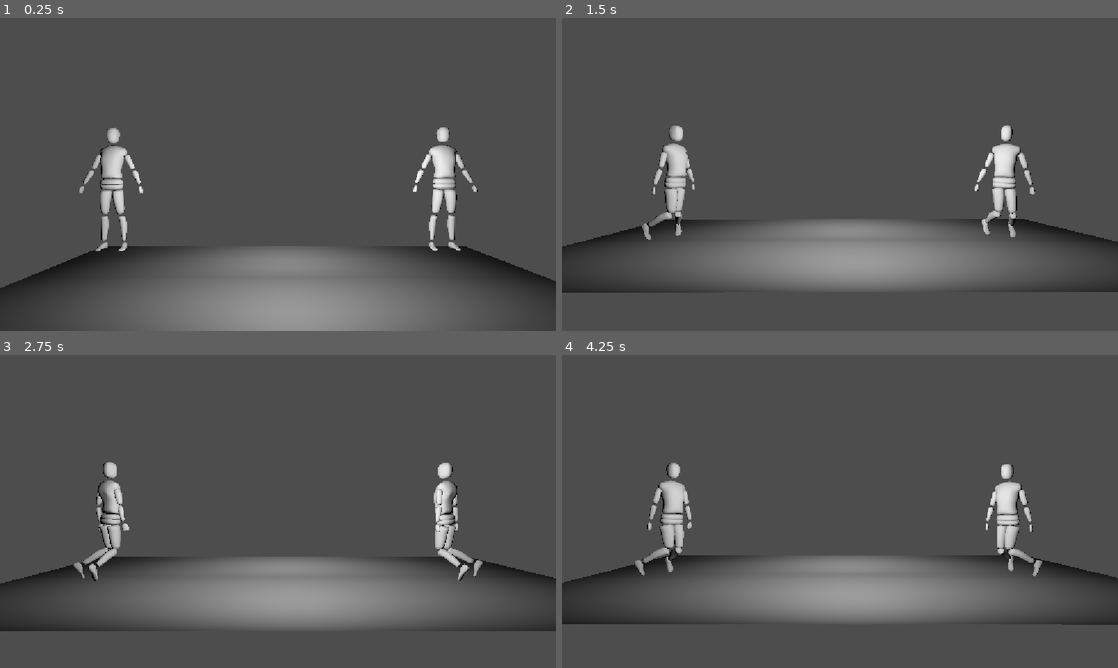
Above: before the commit, frames 1-4 (two rows, left to right).
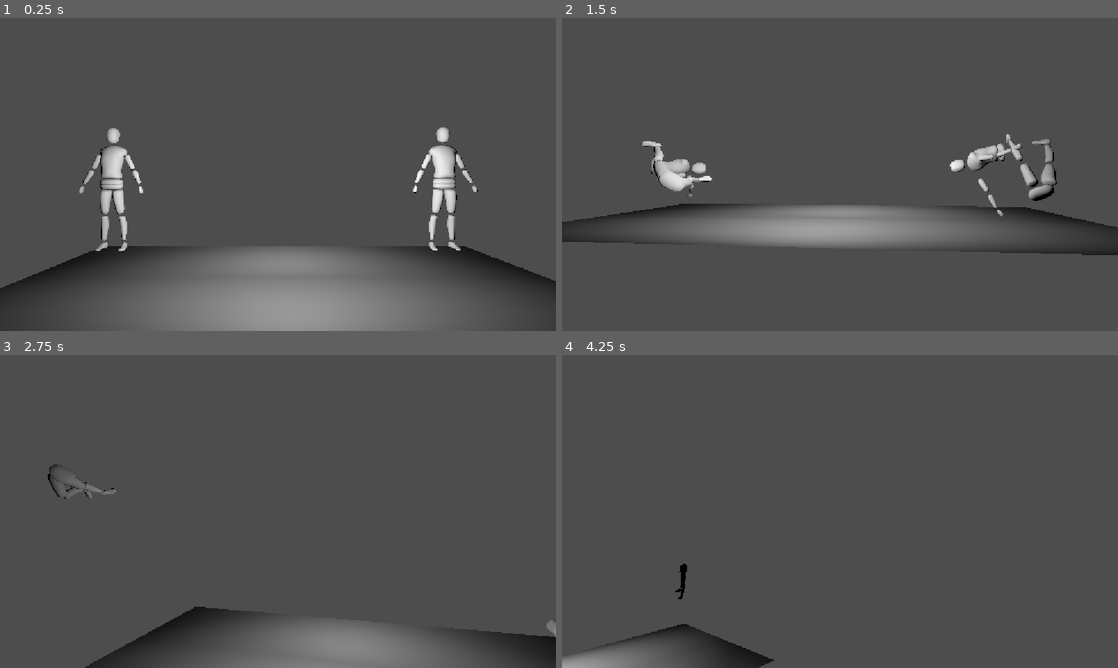
Above: after the commit, the same moments.

Repository: The-MEDINA/SNAP-back
Game: Godot game, scene res://Scenes/controlsTesting.tscn
Two runs of this game, one before a commit and one after it. Both use one fixed random seed, a clock stepped at 60 frames per second and the inputs below. This scene is started directly instead of the project's main scene.
Inputs:
- Up to frame 1 (0.25 s): no input
- Up to frame 2 (1.5 s): hold D (LeftThumbstickRight) 0.53-1.28 s; hold 1 (DebugPlayer1Down) from 1.28 s (still down)
- Up to frame 3 (2.75 s): release 1 (DebugPlayer1Down) at 2.03 s; hold D (LeftThumbstickRight) from 2.03 s (still down)
- Up to frame 4 (4.25 s): release D (LeftThumbstickRight) at 2.78 s; hold W (LeftThumbstickUp) 2.78-3.53 s; hold S (LeftThumbstickDown) from 3.53 s (still down); tap 5 (DebugSplit, bound only after the commit) at 4.15 s

The runs differ from the first frame. In frame 1, less than 0.1% of the frame differs, in the area x 1-98%, y 34-86%; in frame 2, 17%; in frame 3, 19%, in the area x 0-100%, y 34-100%; in frame 4, 15%.

Commit message:
why spazz

Diff:
--- a/snap-back/Character/bottom_1.tscn
+++ b/snap-back/Character/bottom_1.tscn
@@ -33,13 +33,13 @@
 [node name="Bottom1" unique_id=623702786 instance=ExtResource("1_3jd42")]
 script = ExtResource("2_bcssu")
 
-[node name="PhysicalBoneSimulator3D" type="PhysicalBoneSimulator3D" parent="ArmatureBottom/Skeleton3D" parent_id_path=PackedInt32Array(1387098820) index="1" unique_id=811698593]
+[node name="PhysicalBoneSimulator3D" type="PhysicalBoneSimulator3D" parent="ArmatureBottom/Skeleton3D" parent_id_path=PackedInt32Array(908010055) index="1" unique_id=811698593]
 
 [node name="Physical Bone RootHip" type="PhysicalBone3D" parent="ArmatureBottom/Skeleton3D/PhysicalBoneSimulator3D" index="0" unique_id=689068339]
-transform = Transform3D(0.08975667, -0.99596375, -3.2487722e-07, -1.4079655e-05, -1.5950582e-06, 1, -0.99596375, -0.08975667, -1.4165992e-05, 1.0742895e-08, -0.055213884, 0.02947798)
+transform = Transform3D(0.08975667, -0.99596375, -3.2516587e-07, -1.4076439e-05, -1.5950582e-06, 1, -0.99596375, -0.08975667, -1.4162789e-05, 1.0742895e-08, -0.055213884, 0.02947798)
 visible = false
-joint_offset = Transform3D(1, 0, 0, 0, 1, 0, 0, 0, 1, 4.942563e-09, 6.7055863e-09, 0.013876021)
-body_offset = Transform3D(1, -5.9604645e-08, -3.561945e-07, -3.561945e-07, 3.3523975e-09, -1, 0, 1, 3.3512606e-09, 0, 0.013876021, -6.7520887e-09)
+joint_offset = Transform3D(1, 0, 0, 0, 1, 0, 0, 0, 1, 4.9871876e-09, 6.705585e-09, 0.013876021)
+body_offset = Transform3D(1, -5.9604645e-08, -3.5941048e-07, -3.5941048e-07, 3.3523975e-09, -1, 0, 1, 3.3513743e-09, 0, 0.013876021, -6.7520887e-09)
 mass = 0.5
 bone_name = "RootHip"
 
@@ -48,10 +48,10 @@
 shape = SubResource("BoxShape3D_wfeev")
 
 [node name="Physical Bone HipL" type="PhysicalBone3D" parent="ArmatureBottom/Skeleton3D/PhysicalBoneSimulator3D" index="1" unique_id=145298632]
-transform = Transform3D(-4.598264e-08, -1.6421663e-07, -1, 0.99596256, 0.08977063, -6.053881e-08, 0.08977063, -0.99596256, 1.5942568e-07, 0.045594558, -0.069089904, 0.02947818)
+transform = Transform3D(-4.598264e-08, -1.6411613e-07, -1, 0.99596256, 0.08977063, -6.0529786e-08, 0.08977063, -0.99596256, 1.5932561e-07, 0.045594558, -0.069089904, 0.02947818)
 joint_type = 3
-joint_offset = Transform3D(1, 0, 0, 0, 1, 0, 0, 0, 1, 4.14374e-10, 7.623597e-09, 0.04559455)
-body_offset = Transform3D(1, -4.5448542e-07, -9.08816e-09, 1.3622108e-08, 3.6949018e-08, -1.0000001, 5.066395e-07, 1, -3.794682e-09, 0, 0.045594554, -7.450581e-09)
+joint_offset = Transform3D(1, 0, 0, 0, 1, 0, 0, 0, 1, 4.1437384e-10, 7.619015e-09, 0.04559455)
+body_offset = Transform3D(1, -4.5448542e-07, -9.088156e-09, 1.3622108e-08, 3.7049517e-08, -1.0000001, 5.066395e-07, 1, -3.6941827e-09, 0, 0.045594554, -7.450581e-09)
 bone_name = "HipL"
 joint_constraints/angular_limit_enabled = true
 joint_constraints/angular_limit_upper = 90.0
@@ -104,10 +104,10 @@
 shape = SubResource("CapsuleShape3D_r8iig")
 
 [node name="Physical Bone HipR" type="PhysicalBone3D" parent="ArmatureBottom/Skeleton3D/PhysicalBoneSimulator3D" index="4" unique_id=121936568]
-transform = Transform3D(-9.399321e-08, -6.436311e-08, 1, -0.089771144, 0.9959625, 5.5665353e-08, -0.99596244, -0.08977115, -9.939165e-08, -0.045594547, -0.06909003, 0.029478291)
+transform = Transform3D(-9.401833e-08, -6.433798e-08, 1, -0.089771144, 0.9959625, 5.5638075e-08, -0.99596244, -0.08977115, -9.941442e-08, -0.045594547, -0.06909003, 0.029478291)
 joint_type = 3
-joint_offset = Transform3D(1, 0, 0, 0, 1, 0, 0, 0, 1, 9.55786e-08, 1.3362049e-07, 0.045594554)
-body_offset = Transform3D(1, -7.450581e-09, 6.8902864e-08, -2.8643399e-09, -7.3487376e-09, -1, 0, 1.0000001, 1.0745732e-08, -9.872019e-08, 0.045594554, -1.3411045e-07)
+joint_offset = Transform3D(1, 0, 0, 0, 1, 0, 0, 0, 1, 9.5577455e-08, 1.3362164e-07, 0.045594554)
+body_offset = Transform3D(1, -7.450581e-09, 6.892799e-08, -2.839215e-09, -7.3738624e-09, -1, 0, 1.0000001, 1.0720609e-08, -9.872019e-08, 0.045594554, -1.3411045e-07)
 bone_name = "HipR"
 joint_constraints/angular_limit_enabled = true
 joint_constraints/angular_limit_upper = 90.0
--- a/snap-back/Scenes/characterPrototype.tscn
+++ b/snap-back/Scenes/characterPrototype.tscn
@@ -69,7 +69,7 @@
 transform = Transform3D(1, 0, 0, 0, 1, 0, 0, 0, 1, -1.2170405, -0.8444228, -0.004642725)
 
 [node name="Top3" parent="." unique_id=316937011 instance=ExtResource("3_53enj")]
-transform = Transform3D(1, 0, 0, 0, 1, 0, 0, 0, 1, -0.21704054, -0.8444228, -0.004642725)
+transform = Transform3D(1, 0, 0, 0, 1, 0, 0, 0, 1, -0.1907382, 0.99302864, -0.004642725)
 
 [node name="Top4" parent="." unique_id=1394867766 instance=ExtResource("3_53enj")]
 transform = Transform3D(1, 0, 0, 0, 1, 0, 0, 0, 1, -0.5915212, -0.8444228, 0.7164042)
--- a/snap-back/Scenes/controlsTesting.tscn
+++ b/snap-back/Scenes/controlsTesting.tscn
@@ -110,7 +110,6 @@
 script = ExtResource("3_gg4yg")
 topController = 2
 bottomController = 3
-singlePlayer = false
 otherPlayer = NodePath("../Character")
 
 [node name="Bottom" parent="Character2" unique_id=190974490 instance=ExtResource("4_gg4yg")]
--- a/snap-back/Scripts/characterController.gd
+++ b/snap-back/Scripts/characterController.gd
@@ -23,6 +23,7 @@
 
 # Game variables
 @export var otherPlayer: Node3D
+@export var splitPlayers = false
 
 # Joints
 var joint: Generic6DOFJoint3D
@@ -60,8 +61,8 @@
 	topJoint = topBoneSim.get_node('Physical Bone RootTorso') as PhysicalBone3D
 	bottomJoint = bottomBoneSim.get_node('Physical Bone RootHip') as PhysicalBone3D
 	# Connect bodies
-	joint.node_a = topJoint.get_path()
-	joint.node_b = bottomJoint.get_path()
+	# joint.node_a = topJoint.get_path()
+	# joint.node_b = bottomJoint.get_path()
 	# Assign variables
 	rightCalf = bottomBoneSim.get_node('Physical Bone CalfR') as PhysicalBone3D
 	leftCalf = bottomBoneSim.get_node('Physical Bone CalfL') as PhysicalBone3D
@@ -92,10 +93,12 @@
 	var space = get_world_3d().direct_space_state
 	var result = space.intersect_ray(query)
 	if result:
-		_keepUpright()
-		_reduceMovement()
+		if (!splitPlayers):
+			_keepUpright()
+			_reduceMovement()
 		_handlePlayerInput(delta, true)
-		_rotateTowardTarget(otherPlayer.global_position, delta)
+		if (!splitPlayers):
+			_rotateTowardTarget(otherPlayer.global_position, delta)
 	else:
 		_handlePlayerInput(delta, false)
 	# Update parent
@@ -145,6 +148,12 @@
 	topJoint.angular_velocity -= axis * topJoint.angular_velocity.y * rotationDamping * delta
 
 func _handlePlayerInput(delta: float, grounded: bool) -> void:
+	# DEBUG
+	var split = Input.is_action_just_pressed("DebugSplit")
+	if split:
+		_splitPlayers();
+	# DEBUG
+
 	# Read thumbstick inputs
 	var topRightThumbstick = Vector2(Input.get_joy_axis(topController, JOY_AXIS_RIGHT_X),-Input.get_joy_axis(topController, JOY_AXIS_RIGHT_Y))
 	var topLeftThumbstick = Vector2(Input.get_joy_axis(topController, JOY_AXIS_LEFT_X),-Input.get_joy_axis(topController, JOY_AXIS_LEFT_Y))
@@ -210,3 +219,20 @@
 	cameraRight = cameraRight.normalized()
 	# Multiply right direction by X input, maintain Y as up
 	return cameraRight * input.x + Vector3.UP * input.y
+
+func _splitPlayers():
+	if splitPlayers:
+		return
+	joint.node_a = NodePath("")
+	joint.node_b = NodePath("")
+	# joint = Generic6DOFJoint3D.new()
+	splitPlayers = true;
+	return
+
+# Debug toggle between split and not split
+func _DEBUGSplitPlayerToggle():
+	if splitPlayers:
+		splitPlayers = false
+	else:
+		splitPlayers = true
+	return
--- a/snap-back/project.godot
+++ b/snap-back/project.godot
@@ -102,6 +102,11 @@
 "events": [Object(InputEventKey,"resource_local_to_scene":false,"resource_name":"","device":-1,"window_id":0,"alt_press …(191 unchanged characters)…
 ]
 }
+DebugSplit={
+"deadzone": 0.2,
+"events": [Object(InputEventKey,"resource_local_to_scene":false,"resource_name":"","device":-1,"window_id":0,"alt_pressed":false,"shift_pressed":false,"ctrl_pressed":false,"meta_pressed":false,"pressed":false,"keycode":0,"physical_keycode":53,"key_label":0,"unicode":53,"location":0,"echo":false,"script":null)
+]
+}
 
 [physics]
 
